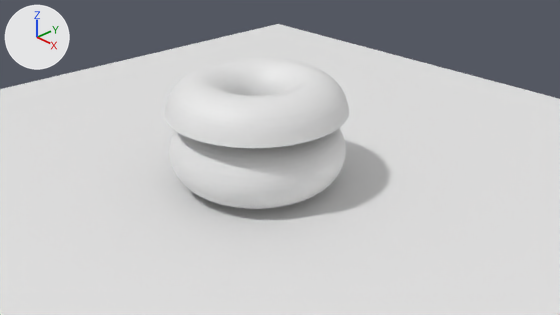
A saved change to the Blender file Tutorial/untitled.blend.
The view is the same before and after, from the file's camera 'Camera'. The axes (+X, +Y, +Z) are drawn at upper left. The lights are the same throughout.
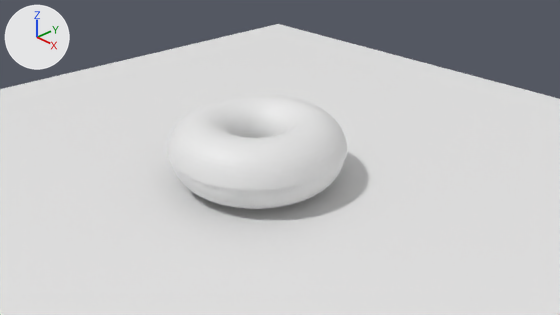
Changed parts and their boxes [x1, y1, x2, y2] in the pictures (560 x 315 px):
'Torus.003', reshaped
    before: [164, 58, 349, 209]
    after: [171, 162, 344, 209]
'Torus.000', added
    after: [167, 95, 348, 191]
part 1 of me_torus_003, deleted
    before: [164, 58, 349, 148]

Edits to the bpy script that builds the scene:
```text
Change me_torus_003:
    where me_torus_003.from_pydata(...)  # 760 vertices, 720 faces; spans x -1.6..1.6, y -1.6..1.6, z -0.6..1.36
    used by ob_torus_003; location = (0.0, 0.0, 0.61)
    me_torus_003 part 1: the loose piece of 280 vertices spanning x -1.6..1.6, y -1.6..1.6, z 0.76..1.36 is deleted
Add me_torus_000:
    me_torus_000.from_pydata(...)  # 280 vertices, 240 faces; spans x -1.6..1.6, y -1.6..1.6, z 0.76..1.36
Add ob_torus_000:
    ob_torus_000 = bpy.data.objects.new('Torus.000', me_torus_000)
    ob_torus_000.location = (0.0, 0.0, -0.15)
    _m = ob_torus_000.modifiers.new('Solidify', 'SOLIDIFY')
    _m.thickness = 0.05
    _m.offset = 0.0
    _m.nonmanifold_thickness_mode = 'FIXED'
    _m.nonmanifold_merge_threshold = 0.0003
    _m = ob_torus_000.modifiers.new('Subsurf', 'SUBSURF')
    _m.levels = 4
    _m.render_levels = 4
```
